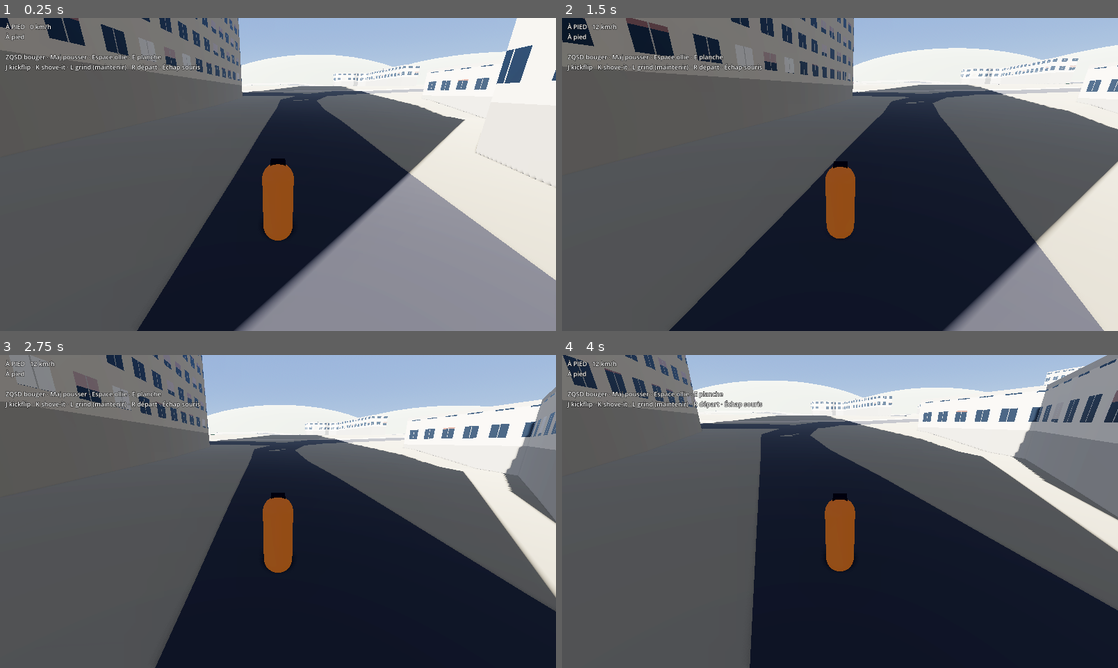
Above: before the commit, frames 1-4 (two rows, left to right).
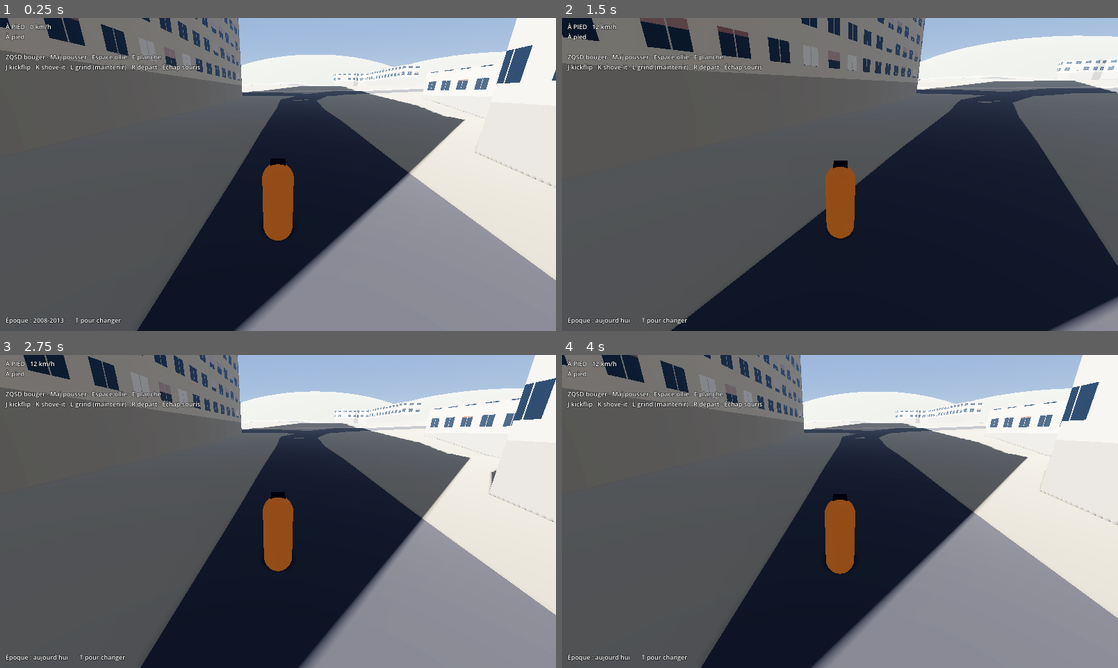
Above: after the commit, the same moments.

Repository: negoatapp-cyber/TRACE
Game: Godot game, scene res://scenes/lauriers.tscn
Same seed, same stepped clock (60 frames per second), same inputs: the game is played once before the commit and once after it.
Inputs (mouse positions are in pixels of both pictures, inside the frame that each line leads up to):
- Up to frame 1 (0.25 s): no input
- Up to frame 2 (1.5 s): tap Enter at 0.5 s; move the mouse to (867, 174) at 0.52 s; hold W (move_forward) from 0.53 s (still down); tap T at 0.6 s; tap Space (jump) at 0.77 s; move the mouse to (812, 174) at 1.27 s; tap L (grind) at 1.35 s
- Up to frame 3 (2.75 s): keep holding W (move_forward); tap Space (jump) at 1.52 s; tap T at 1.55, 2.3 s; move the mouse to (289, 505) at 2.02 s; tap J (kickflip) at 2.1 s
- Up to frame 4 (4 s): keep holding W (move_forward); move the mouse to (834, 517) at 2.77 s; tap Shift (push) at 2.85 s; tap Space (jump) at 3.02, 3.77 s; tap T at 3.05, 3.8 s; move the mouse to (878, 514) at 3.52 s; tap K (shove_it) at 3.6 s

The runs differ from the first frame. In frame 1, 0.2% of the frame differs, in the area x 1-22%, y 95-98%; in frame 2, 29%; in frame 3, 33%; in frame 4, 44%, in the area x 0-100%, y 0-100%.

Commit message:
Deux époques : 2008-2013 (parking, terrain vague, épaves) et aujourd'hui (touche T)
Co-Authored-By: Claude Fable 5.2 <noreply@anthropic.com>
Claude-Session: https://claude.ai/code/session_014E2dCjxvrNHpEzHYuDe4HQ

Diff:
--- a/scripts/quartier_reel.gd
+++ b/scripts/quartier_reel.gd
@@ -13,6 +13,7 @@
 
 const STYLES := {
 	"barre_lauriers": [Color(0.93, 0.90, 0.80), true, 0.45, 2.8, 3.4, Color(0.86, 0.70, 0.36)],
+	"barre_renovee": [Color(0.86, 0.83, 0.74), true, 0.30, 2.8, 3.4, Color(0.80, 0.77, 0.68)],
 	"barre_blanche": [Color(0.90, 0.88, 0.83), true, 0.45, 2.8, 3.4],
 	"barre_rose": [Color(0.84, 0.60, 0.56), true, 0.40, 2.8, 3.4],
 	"tour_grise": [Color(0.70, 0.66, 0.58), false, 0.55, 2.8, 3.4],
@@ -35,12 +36,17 @@
 	"parking": Color(0.33, 0.33, 0.35),
 	"jardin": Color(0.42, 0.50, 0.30),
 	"chantier": Color(0.66, 0.58, 0.46),
+	"friche": Color(0.60, 0.55, 0.42),
 }
+
+## "avant" = le quartier de 2008-2013, "apres" = aujourd'hui. Touche T pour passer de l'un à l'autre.
+static var epoque := "avant"
 
 var gx := PackedFloat32Array()
 var gz := PackedFloat32Array()
 var alt := []  # alt[j][i], j = ligne (z), i = colonne (x)
 var _mats := {}
+var _rng := RandomNumberGenerator.new()
 
 
 func _ready() -> void:
@@ -54,17 +60,26 @@
 		if l == "" or l.begins_with("#"):
 			continue
 		var c := l.split("|")
+		if c[c.size() - 1].begins_with("@"):
+			if c[c.size() - 1].substr(1) != epoque:
+				continue
+			c.remove_at(c.size() - 1)
 		match c[0]:
 			"B": batiments.append(c)
 			"R": voies.append(c)
 			"M": murs.append(c)
 			"Z": zones.append(c)
 			"A": _lire_altitudes(c)
+	_rng.seed = 13013
 	_terrain()
 	for c in zones:
 		_zone(c[1], _pts(c[3]))
 		if c[1] == "skatepark":
 			_skatepark(_pts(c[3]))
+		elif c[1] == "parking":
+			_voitures(_pts(c[3]))
+		elif c[1] == "friche":
+			_friche(_pts(c[3]))
 	for c in voies:
 		_voie(c[1], _pts(c[3]))
 	for c in murs:
@@ -73,9 +88,29 @@
 		_batiment(c[1], float(c[2]), c[3], _pts(c[4]))
 	_horizon()
 	_limites()
+	_etiquette()
 	var joueur := get_node_or_null("../Player") as Node3D
 	if joueur:
 		joueur.position = Vector3(DEPART.x, h(DEPART.x, DEPART.y) + 0.1, DEPART.y)
+
+
+func _unhandled_input(event: InputEvent) -> void:
+	if event is InputEventKey and event.pressed and not event.echo and event.physical_keycode == KEY_T:
+		epoque = "apres" if epoque == "avant" else "avant"
+		get_tree().reload_current_scene()
+
+
+func _etiquette() -> void:
+	var couche := CanvasLayer.new()
+	var texte := Label.new()
+	texte.text = ("Époque : 2008-2013" if epoque == "avant" else "Époque : aujourd'hui") + "   ·   T pour changer"
+	texte.set_anchors_preset(Control.PRESET_BOTTOM_LEFT)
+	texte.position = Vector2(16, -44)
+	texte.add_theme_font_size_override("font_size", 18)
+	texte.add_theme_color_override("font_outline_color", Color.BLACK)
+	texte.add_theme_constant_override("outline_size", 4)
+	couche.add_child(texte)
+	add_child(couche)
 
 
 # ───────────────────────── relief ─────────────────────────
@@ -338,6 +373,101 @@
 		add_child(rail, true)
 
 
+## Boîte solide posée sur le sol, tournée de `angle` autour de la verticale.
+func _boite(nom: String, x: float, z: float, taille: Vector3, c: Color, angle := 0.0, enfonce := 0.0) -> StaticBody3D:
+	var body := StaticBody3D.new()
+	var cs := CollisionShape3D.new()
+	var sh := BoxShape3D.new()
+	sh.size = taille
+	cs.shape = sh
+	body.add_child(cs)
+	var mi := MeshInstance3D.new()
+	var bm := BoxMesh.new()
+	bm.size = taille
+	mi.mesh = bm
+	mi.material_override = _mat(c)
+	body.add_child(mi)
+	body.name = nom
+	body.transform = Transform3D(Basis(Vector3.UP, angle), Vector3(x, h(x, z) + taille.y * 0.5 - enfonce, z))
+	add_child(body, true)
+	return body
+
+
+func _voiture(x: float, z: float, angle: float, c: Color, epave := false) -> void:
+	var v := _boite("Epave" if epave else "Voiture", x, z, Vector3(1.7, 0.74, 4.0), c, angle, -0.25 if not epave else 0.0)
+	var cab := MeshInstance3D.new()
+	var bm := BoxMesh.new()
+	bm.size = Vector3(1.5, 0.56, 2.0)
+	cab.mesh = bm
+	cab.material_override = _mat(Color(0.10, 0.09, 0.08) if epave else Color(0.12, 0.15, 0.2))
+	cab.position = Vector3(0, 0.64, -0.2)
+	v.add_child(cab)
+
+
+## Remplit un parking de voitures d'époque (formes simples, aucune marque).
+func _voitures(poly: PackedVector2Array) -> void:
+	var teintes := [Color(0.75, 0.75, 0.72), Color(0.2, 0.22, 0.26), Color(0.55, 0.12, 0.12), Color(0.16, 0.2, 0.36), Color(0.82, 0.8, 0.74), Color(0.3, 0.38, 0.32), Color(0.5, 0.5, 0.52)]
+	var mn := poly[0]
+	var mx := poly[0]
+	for p in poly:
+		mn = mn.min(p)
+		mx = mx.max(p)
+	# Les voitures s'alignent sur le plus long côté du parking.
+	var best := 0.0
+	var dir := Vector2.RIGHT
+	for k in poly.size() - 1:
+		if poly[k].distance_to(poly[k + 1]) > best:
+			best = poly[k].distance_to(poly[k + 1])
+			dir = (poly[k + 1] - poly[k]).normalized()
+	var angle := atan2(-dir.y, dir.x) + PI * 0.5
+	var z := mn.y + 3.0
+	while z < mx.y:
+		var x := mn.x + 2.0
+		while x < mx.x:
+			var p := Vector2(x, z)
+			if _rng.randf() < 0.6 and Geometry2D.is_point_in_polygon(p, poly) and Geometry2D.is_point_in_polygon(p + dir * 2.2, poly) and Geometry2D.is_point_in_polygon(p - dir * 2.2, poly):
+				_voiture(x, z, angle + (PI if _rng.randf() < 0.3 else 0.0), teintes[_rng.randi() % teintes.size()])
+			x += 3.0
+		z += 6.5
+
+
+## Terrain vague : arbres, enrochements, édicules, épaves brûlées.
+func _friche(poly: PackedVector2Array) -> void:
+	var mn := poly[0]
+	var mx := poly[0]
+	for p in poly:
+		mn = mn.min(p)
+		mx = mx.max(p)
+	var poses := 0
+	var essais := 0
+	while poses < 46 and essais < 2000:
+		essais += 1
+		var p := Vector2(_rng.randf_range(mn.x, mx.x), _rng.randf_range(mn.y, mx.y))
+		if not Geometry2D.is_point_in_polygon(p, poly):
+			continue
+		poses += 1
+		var y := h(p.x, p.y)
+		if poses <= 4:
+			_voiture(p.x, p.y, _rng.randf() * TAU, Color(0.13, 0.11, 0.10), true)
+		elif poses <= 7:
+			_boite("Edicule", p.x, p.y, Vector3(3.0, 2.2, 3.0), Color(0.78, 0.72, 0.60), _rng.randf() * TAU, 0.3)
+		elif poses <= 22:
+			var r := _rng.randf_range(0.4, 0.9)
+			_boite("Rocher", p.x, p.y, Vector3(r * 1.4, r, r * 1.1), Color(0.62, 0.60, 0.56), _rng.randf() * TAU, 0.15)
+		else:
+			var haut := _rng.randf_range(4.5, 8.0)
+			_boite("Tronc", p.x, p.y, Vector3(0.3, haut * 0.6, 0.3), Color(0.30, 0.25, 0.20))
+			var f := MeshInstance3D.new()
+			var s := SphereMesh.new()
+			s.radius = haut * 0.38
+			s.height = haut * 0.6
+			f.mesh = s
+			f.material_override = _mat(Color(0.28, 0.42, 0.22))
+			f.position = Vector3(p.x, y + haut * 0.78, p.y)
+			f.name = "Feuillage"
+			add_child(f, true)
+
+
 func _mur(pts: PackedVector2Array) -> void:
 	for k in pts.size() - 1:
 		var a := pts[k]
Not shown, changed: data/quartier_reel.txt
